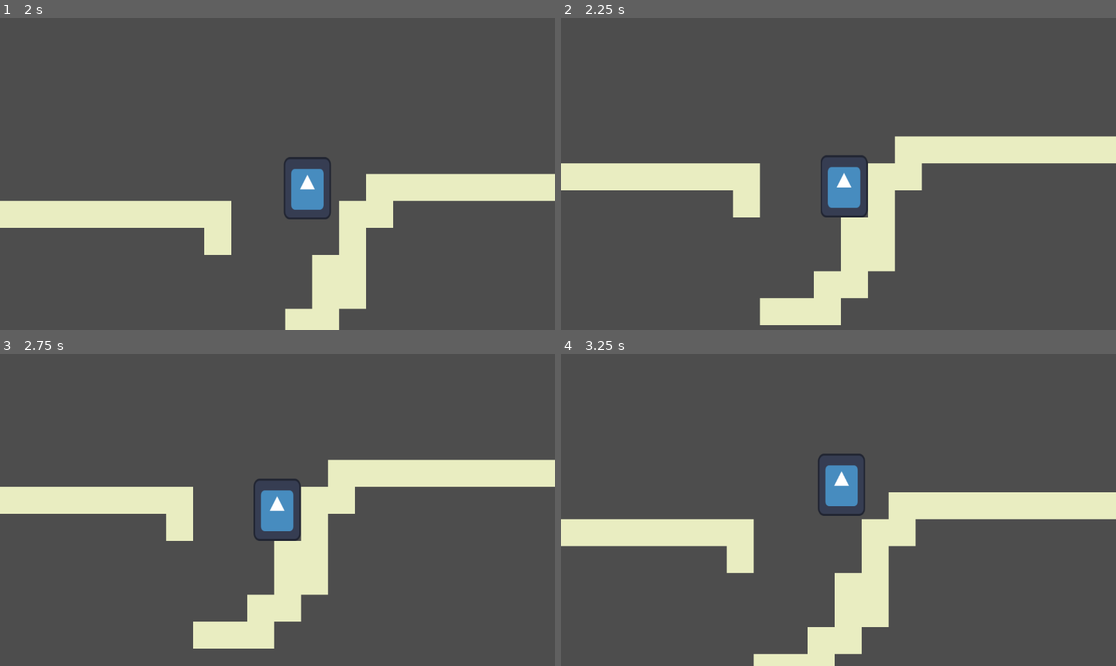
Above: before the commit, frames 1-4 (two rows, left to right).
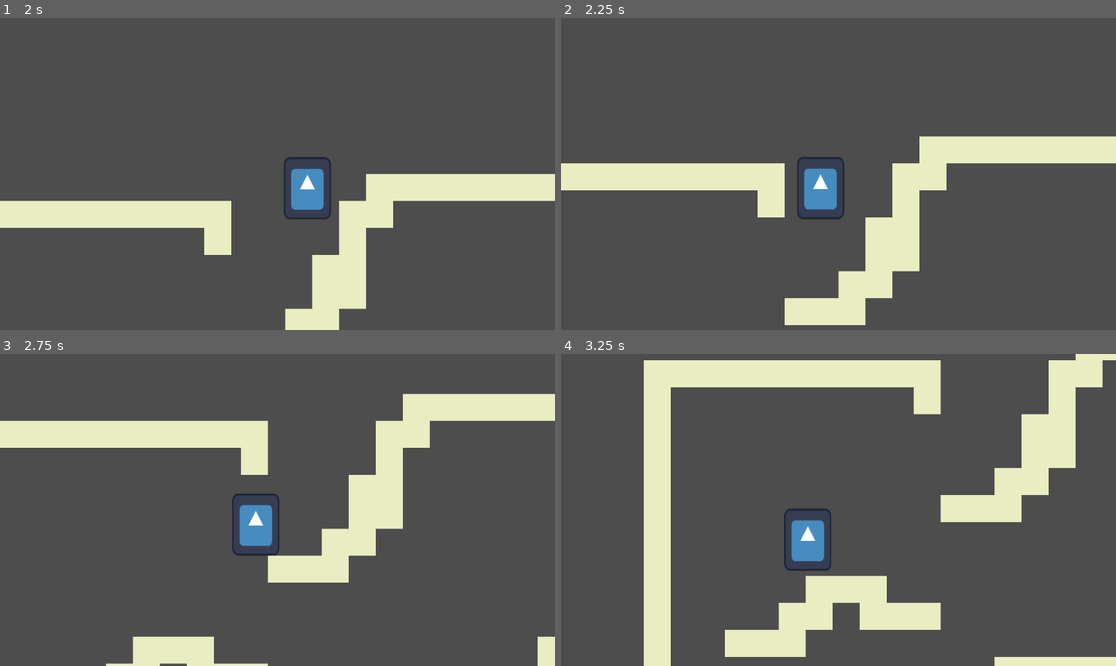
Above: after the commit, the same moments.

Repository: 8-Square/One-Shot
Game: Godot game, scene res://assets/Scenes/Levels/LevelOne.tscn
The game is run twice, just before and just after one commit, with the same random seed, the same clock (stepped at 60 frames per second) and the same inputs. This scene is started directly instead of the project's main scene. The engine's default icon, where the game draws it, is replaced by a stand-in: a white triangle on a blue panel in a dark square.
Inputs:
- Up to frame 1 (2 s): tap Enter at 0.5 s; hold Right (right) from 0.53 s (still down); tap W (jump) at 0.77, 1.52 s
- Up to frame 2 (2.25 s): release Right (right) at 2.03 s; hold A (left) from 2.03 s (still down)
- Up to frame 3 (2.75 s): keep holding A (left)
- Up to frame 4 (3.25 s): keep holding A (left); tap W (jump) at 3.02 s

Frame 1 is identical in both runs. In frame 2, 7.7% of the frame differs, in the area x 30-70%, y 37-99%; in frame 3, 24%; in frame 4, 28%, in the area x 0-100%, y 0-100%.

Commit message:
Player Doesnt Get Stuck On Right Wall
Player doesnt get stuck on the right wall and now can still move after colliding with it, Left wall still bounces like intended

Diff:
--- a/assets/Scripts/player.gd
+++ b/assets/Scripts/player.gd
@@ -19,12 +19,13 @@
 	var direction := Input.get_axis("left", "right")
 	if direction:
 		velocity.x = direction * SPEED
+	elif is_on_wall():
+		velocity.x *= -1
+		velocity.x = SPEED
+	elif not is_on_wall():
+		velocity.x = move_toward(velocity.x, 0, 0)
 	else:
 		velocity.x = move_toward(velocity.x, 0, 0)
 
-	if is_on_wall():
-		velocity.x *= -1
-		velocity.x = SPEED
-	else:
-		velocity.x = move_toward(velocity.x, 0, 0)
+
 	move_and_slide()
